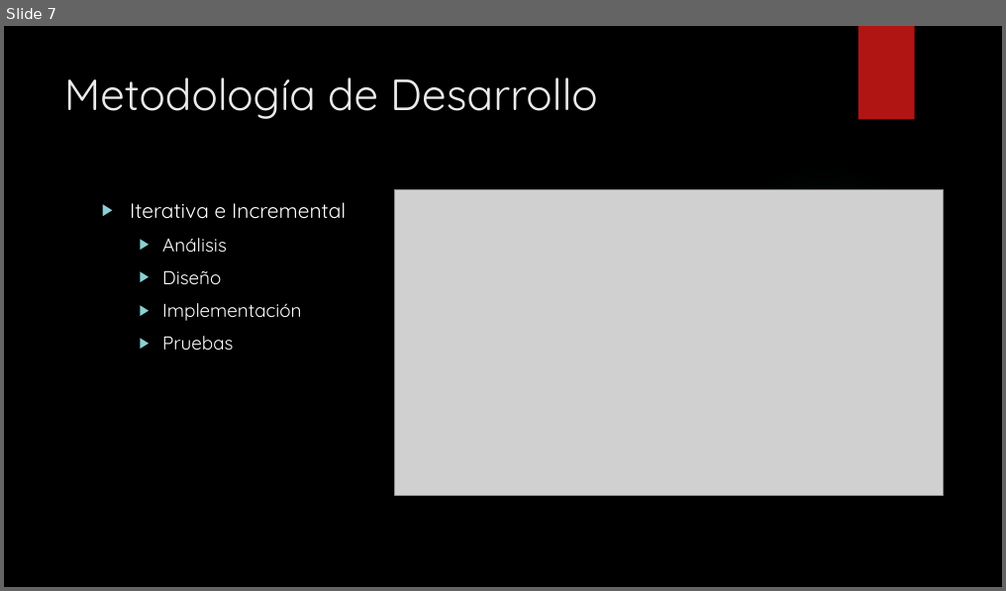
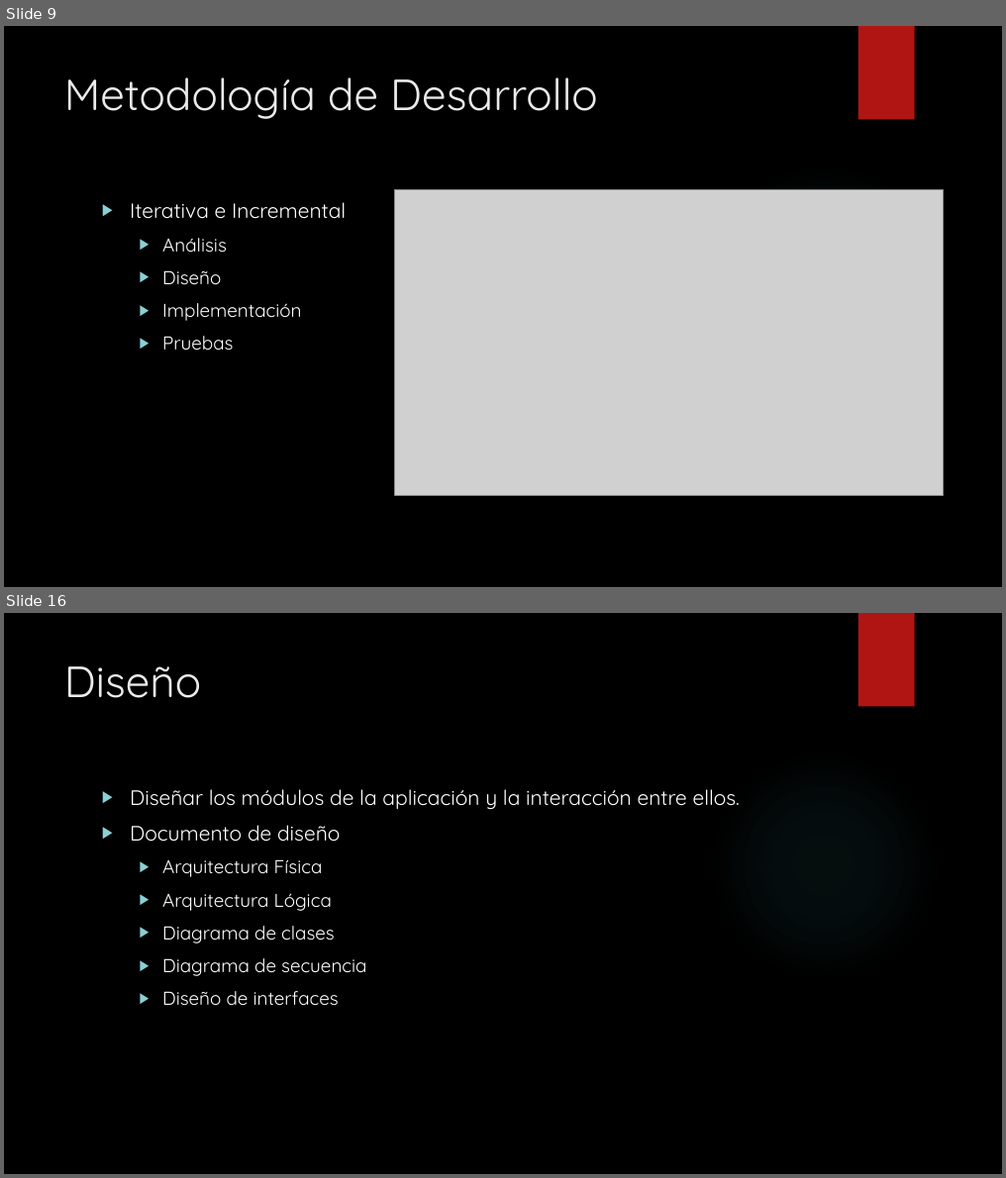
Before and after one commit to gsanhuezafuentes/ProyectoDeMemoria, a slide deck: presentacion/JHawanet.pptx. Shown one above the other, each under a label of ours: slide 7 before the commit, slides 9 and 16 after it; the slides between them are not shown. The pictures are 1006x591 and 1006x1178 pixels, drawn with LibreOffice and Linux fonts; fonts in the diff are those of the drawing; grey boxes stand for pictures; background and template pictures are left out. Boxes give left, top, right and bottom in pixels: in the first picture for what was removed or moved away, otherwise in the second. Text is boxed around its words. In the diff, an @@ line names an element or a change of style, - is before the commit and + after.

```diff
--- a/presentacion/JHawanet.pptx
+++ b/presentacion/JHawanet.pptx
@@ slide 16 added at (4, 613, 1002, 1174), background picture (left out); not listed: 2 template elements that a slide beside it also shows @@
@@ title added at (64, 666, 201, 698), 42 pt, text #EBEBEB @@
+Diseño
@@ text added at (130, 789, 740, 1005), 18 pt, text #FFFFFF @@
+▶ Diseñar los módulos de la aplicación y la interacción entre ellos.
+▶ Documento de diseño
+  ▶ Arquitectura Física
+  ▶ Arquitectura Lógica
+  ▶ Diagrama de clases
+  ▶ Diagrama de secuencia
+  ▶ Diseño de interfaces
@@ what was slide 7 is now slide 9 @@
```
Also in this commit, not shown: 6 slides changed, 30 other slides added, 36 other files.
